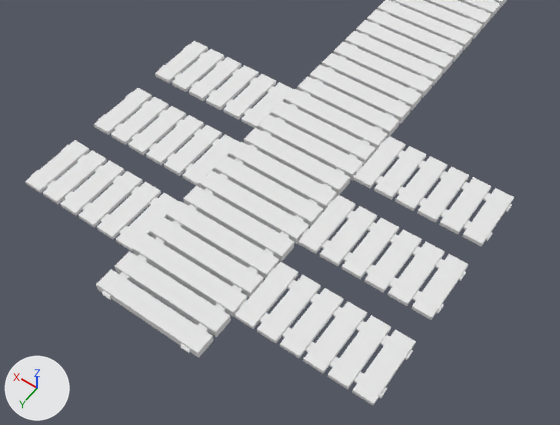
An edit to the Blender file models/portal-boardwalk.blend, drawn before and after from the same camera.
Camera for both pictures: a 50 mm camera at (-5.39, 16.95, 10.82) aimed at (-0.28, 9.8, -0.42). The axes (+X, +Y, +Z) are drawn at lower left. The lights are the same throughout.
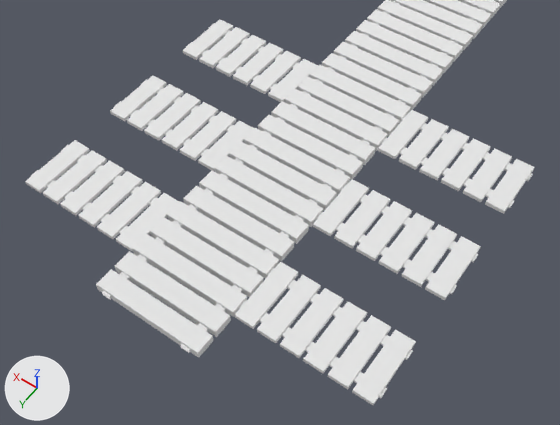
Pixel boxes [x1, y1, x2, y2] of what changed, in the pictures (560 x 425 px):
'Cube.002', moved: before [298, 195, 468, 320]; after [313, 179, 481, 300]
'Cube.001', moved: before [353, 136, 514, 246]; after [378, 110, 535, 214]
'Cube.004', moved: before [155, 41, 294, 128]; after [183, 20, 318, 102]
'Cube.005', moved: before [94, 88, 240, 187]; after [110, 75, 254, 171]

The change in detail:
Object 'Cube.005' (ob_cube_005) moves from (1.28, 9.78, 0.0) to (1.28, 9.33, 0.0).
Object 'Cube.004' (ob_cube_004) moves from (1.28, 8.0, 0.0) to (1.28, 7.12, 0.0).
Object 'Cube.002' (ob_cube_002) moves from (-1.29, 9.78, 0.0) to (-1.29, 9.33, 0.0).
Object 'Cube.001' (ob_cube_001) moves from (-1.29, 8.0, 0.0) to (-1.29, 7.13, 0.0).
